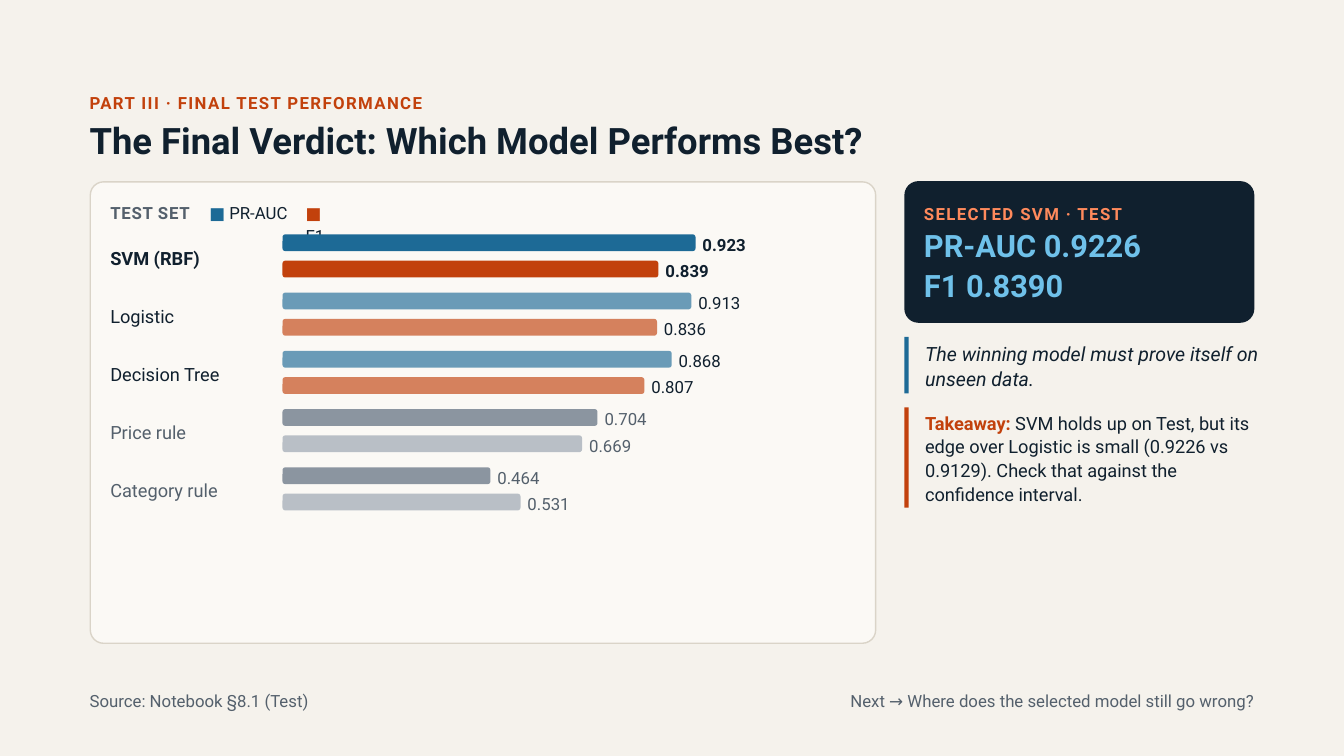
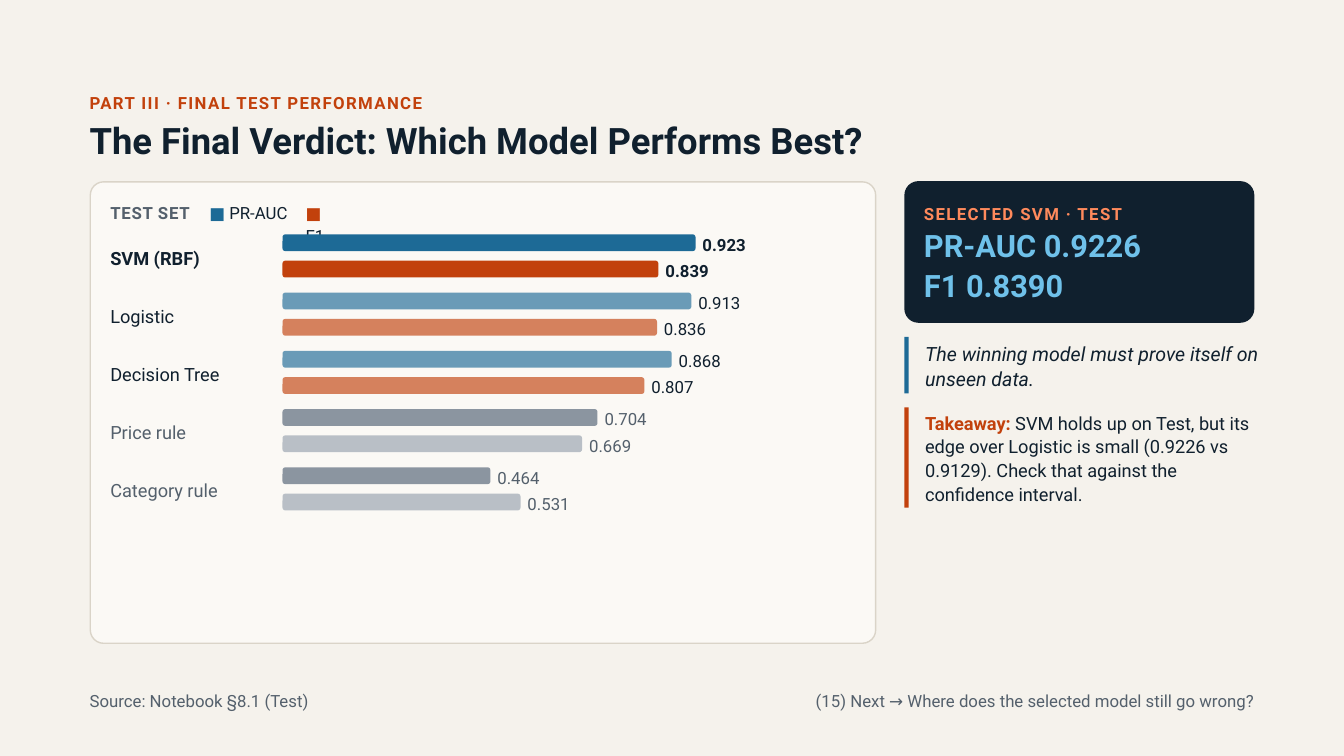
Before and after one commit to DakFu2k6/DS66A_Group_07, a slide deck: slide 15 of Fraud_Detection.pptx. Drawn at 1344x756 pixels with LibreOffice and Linux fonts; fonts in the diff are those of the drawing. Boxes give left, top, right and bottom in pixels: in the first picture for what was removed or moved away, otherwise in the second. Text is boxed around its words. In the diff, an @@ line names an element or a change of style, - is before the commit and + after.

```diff
--- a/Fraud_Detection.pptx
+++ b/Fraud_Detection.pptx
@@ text at (x1=816, y1=694, x2=1253, y2=711): text changed @@
-Next → Where does the selected model still go wrong?
+(15) Next → Where does the selected model still go wrong?
```
Also in this commit, not shown: 23 other slides changed, 1 other file.
